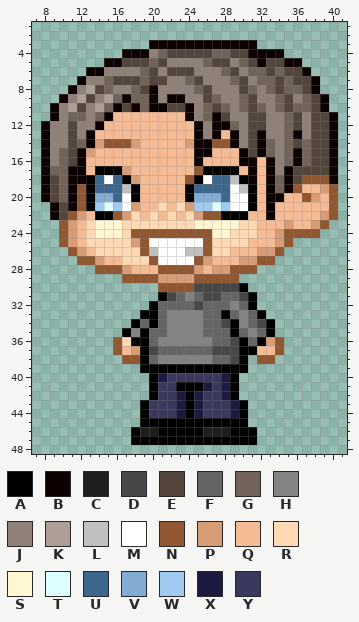
One commit to this pixel-art sprite: images/Dan.png. Above, as it was before the edit.
The file is 250x250 pixels, drawn in blocks of 5x5; one block is one cell here. Colours within 5 levels of each other are drawn and written as one. Shown: x 7..41, y 1..48.
Palette (. is transparent): A #000000  B #0d0000  C #1e1e1e  D #474747  E #53453c  F #656565  G #71635a  H #838383  J #8f8178  K #ad9f96  L #c0c0c0  M #ffffff  N #915731  P #d79d77  Q #f5bb95  R #ffd9b3  S #fff7d1  T #ddffff  U #3d668d  V #83acd3  W #a1caf1  X #1d1a3f  Y #3b385d
Once edited:
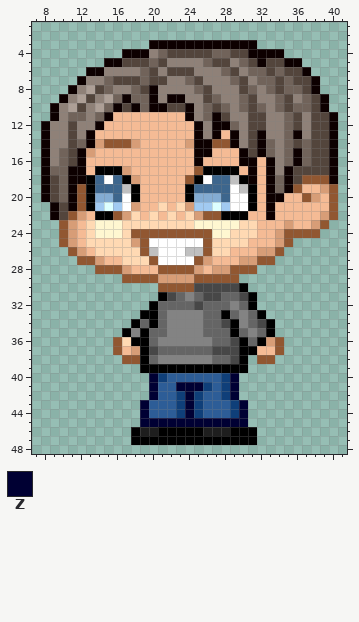
Colours new in this view: Z #000033
The edit:
colour X: #1d1a3f -> #0f3f79
colour Y: #3b385d -> #2d5d97
y 40: x 20 A -> Z; x 29 A -> Z
y 41: x 20 A -> Z; x 23..25 AAA -> ZZZ; x 29 A -> Z
y 42: x 20 A -> Z; x 24 A -> Z; x 29 A -> Z
y 43..44: x 19 A -> Z; x 24 A -> Z; x 30 A -> Z
y 45: x 19..30 AAAAAAAAAAAA -> ZZZZZZZZZZZZ
